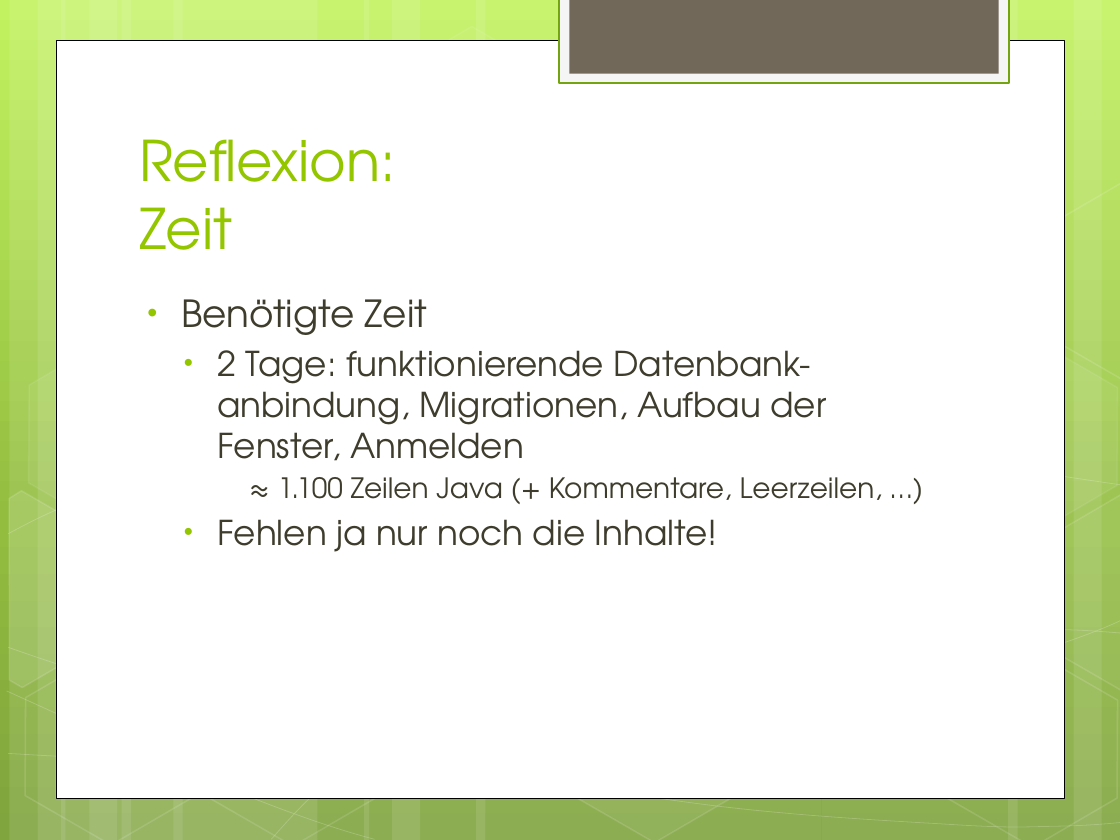
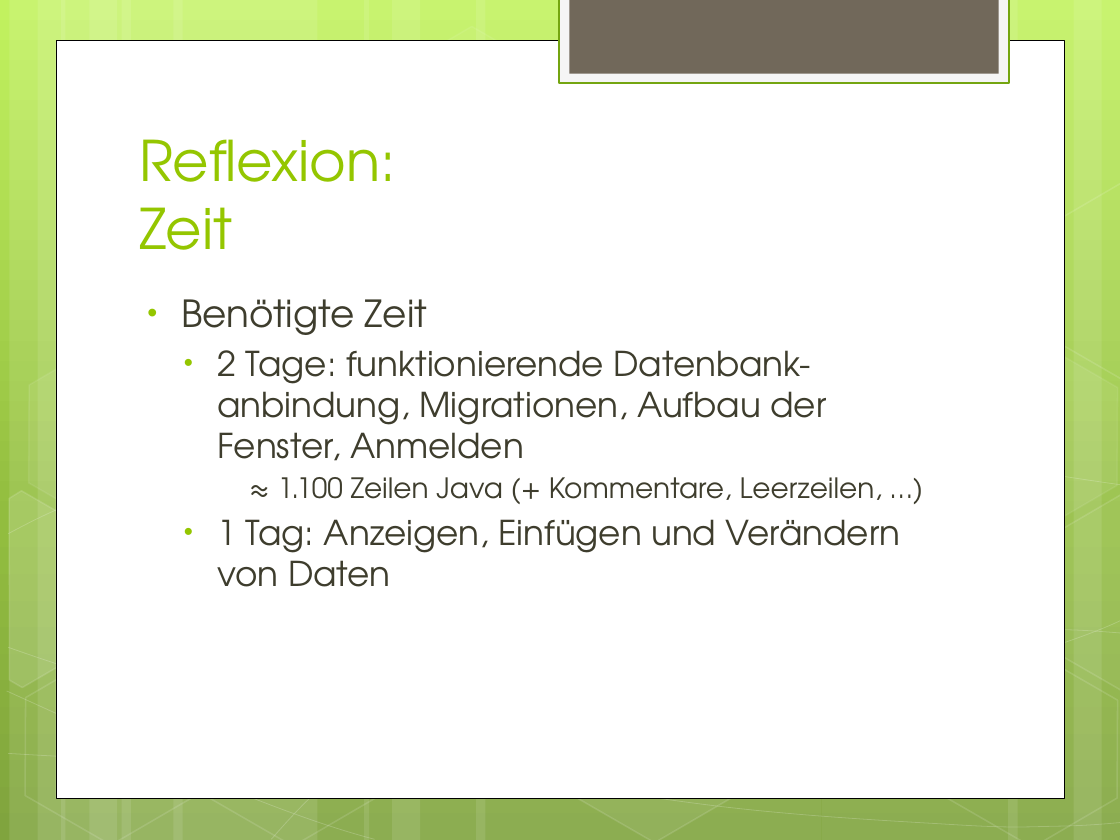
Before and after one commit to mabako/whz-db-ss12, a slide deck: slide 19 of Praesentation Datenbanken II.pptx. Drawn at 1120x840 pixels with LibreOffice and Linux fonts; fonts in the diff are those of the drawing. Boxes give left, top, right and bottom in pixels: in the first picture for what was removed or moved away, otherwise in the second. Text is boxed around its words. In the diff, an @@ line names an element or a change of style, - is before the commit and + after.

```diff
--- a/Praesentation Datenbanken II.pptx
+++ b/Praesentation Datenbanken II.pptx
@@ text at (217, 519, 900, 587): text changed @@
-  • Fehlen ja nur noch die Inhalte!
+  • 1 Tag: Anzeigen, Einfügen und Verändern von Daten
```
Also in this commit, not shown: 2 other files.
